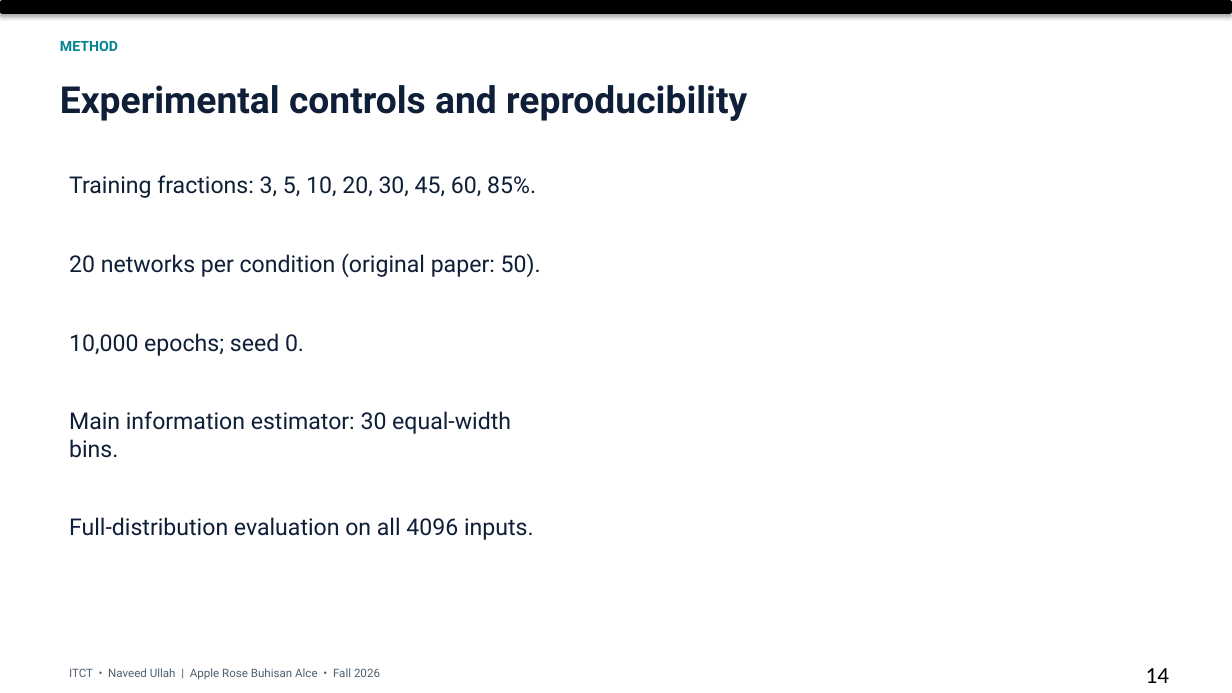
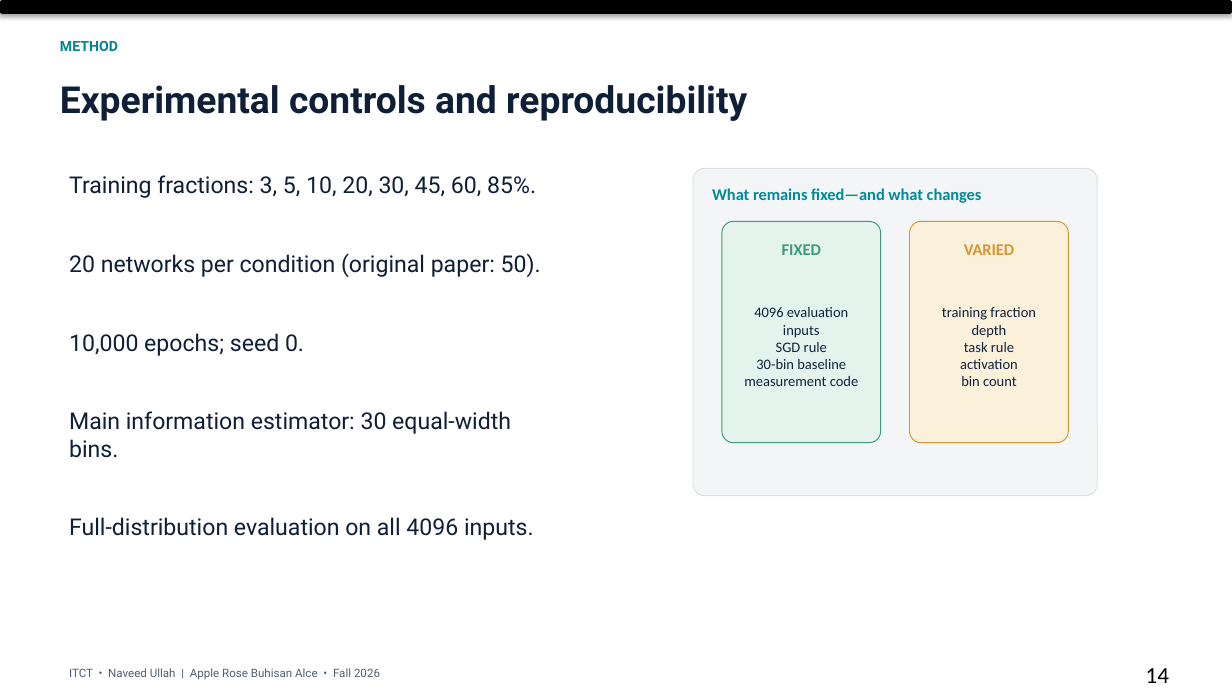
Before and after one commit to arba318/information-plane-lab, a slide deck: slide 14 of dist/artifacts/ITCT_Final_Presentation.pptx. Drawn at 1232x693 pixels with LibreOffice and Linux fonts; fonts in the diff are those of the drawing. Boxes give left, top, right and bottom in pixels: in the first picture for what was removed or moved away, otherwise in the second. Text is boxed around its words. In the diff, an @@ line names an element or a change of style, - is before the commit and + after.

```diff
--- a/dist/artifacts/ITCT_Final_Presentation.pptx
+++ b/dist/artifacts/ITCT_Final_Presentation.pptx
@@ rounded rectangle added at [693, 168, 1098, 495], fill #F3F5F6, outline #D8E1E6 0.75 pt @@
@@ text added at [712, 188, 982, 203], 12.8 pt, text #008B96, bold @@
+What remains fixed—and what changes
@@ rounded rectangle added at [722, 222, 881, 444], fill #E5F3ED, outline #3C9B78 0.75 pt @@
@@ rounded rectangle added at [909, 222, 1068, 444], fill #FBF0DA, outline #D89532 0.75 pt @@
@@ text added at [782, 244, 821, 255], 12.8 pt, text #3C9B78, bold @@
+FIXED
@@ text added at [964, 244, 1015, 255], 12.8 pt, text #D89532, bold @@
+VARIED
@@ text added at [744, 307, 858, 386], 11.2 pt, text #10223E @@
+4096 evaluation inputs
+SGD rule
+30-bin baseline
+measurement code
@@ text added at [942, 307, 1036, 386], 11.2 pt, text #10223E @@
+training fraction
+depth
+task rule
+activation
+bin count
```
Also in this commit, not shown: 11 other slides changed, 1 other file.
